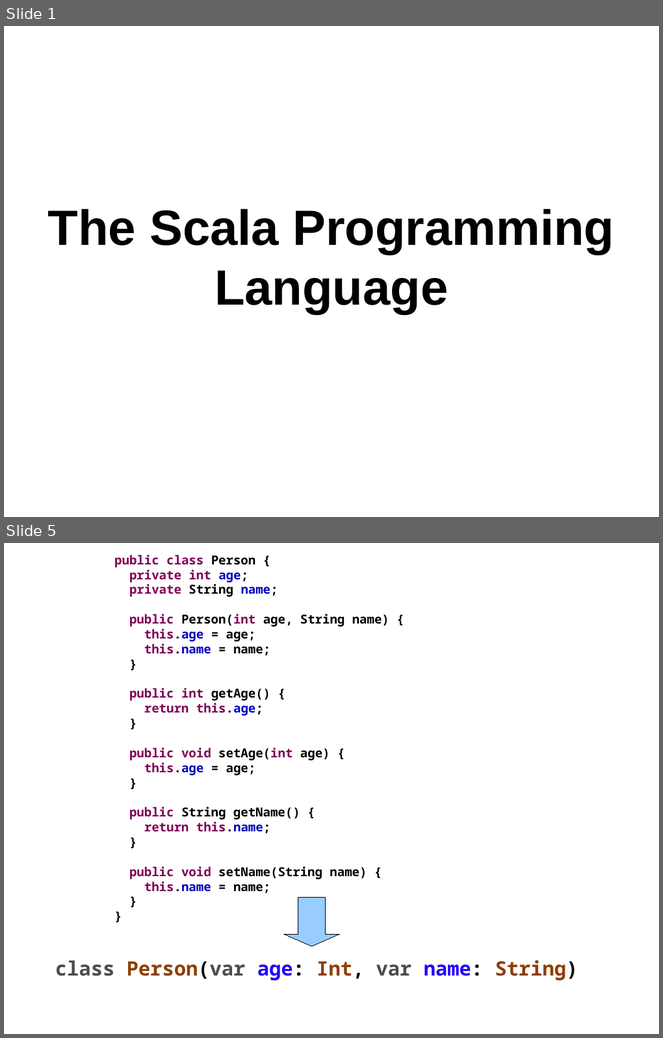
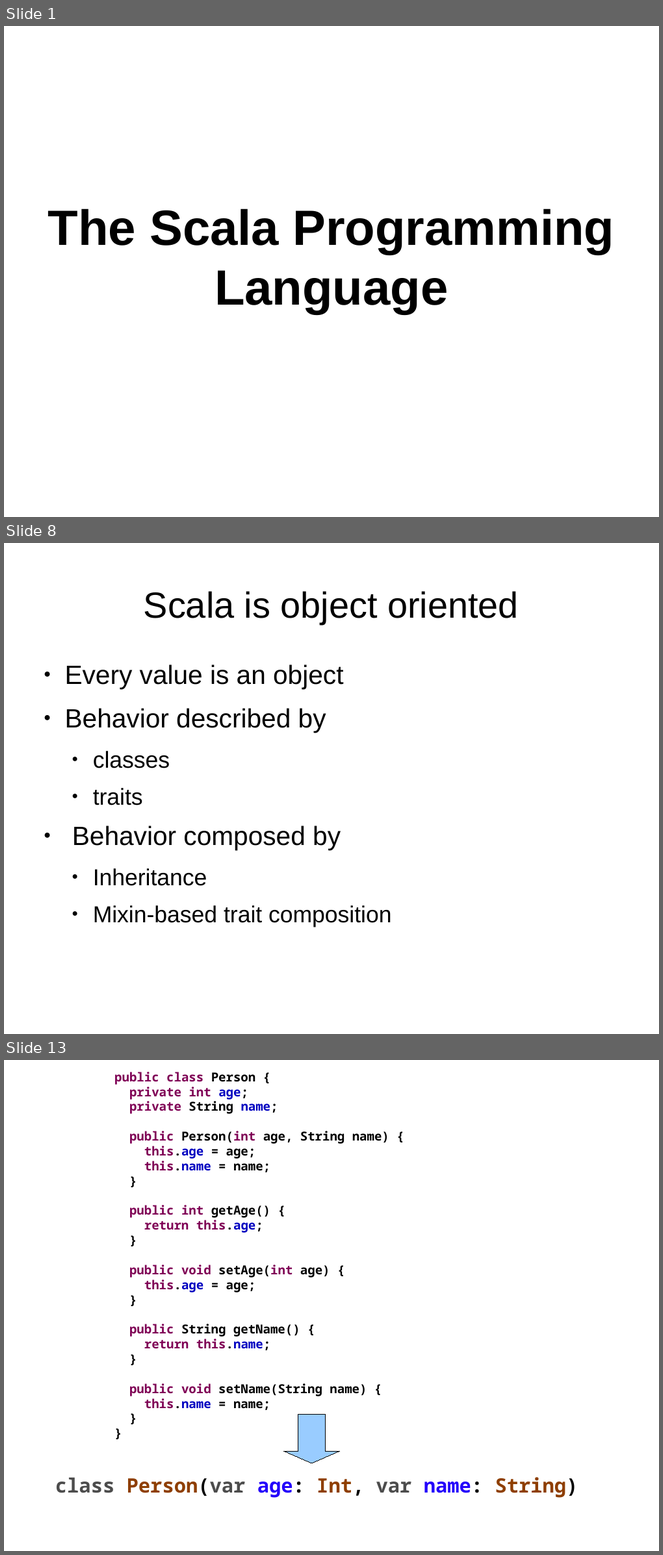
Before and after one commit to kaesler/ScalaTalk, a slide deck: my_slides/1.1-motivation.odp. Shown one above the other, each under a label of ours: slides 1 and 5 before the commit, slides 1, 8 and 13 after it; the slides between them are not shown. The pictures are 663x1038 and 663x1555 pixels, drawn with LibreOffice and Linux fonts; fonts in the diff are those of the drawing; background and template pictures are left out. Boxes give left, top, right and bottom in pixels: in the first picture for what was removed or moved away, otherwise in the second. Text is boxed around its words. In the diff, an @@ line names an element or a change of style, - is before the commit and + after.

```diff
--- a/my_slides/1.1-motivation.odp
+++ b/my_slides/1.1-motivation.odp
@@ slide 8 added at [4,543,659,1034], background #FFFFFF @@
@@ title added at [144,591,519,624], 44 pt, text #000000 @@
+Scala is object oriented
@@ text added at [65,665,392,927], 32 pt, text #000000 @@
+● Every value is an object
+● Behavior described by
+  ● classes
+  ● traits
+● Behavior composed by
+  ● Inheritance
+  ● Mixin-based trait composition
@@ what was slide 5 is now slide 13 @@
```
Also in this commit, not shown: 5 slides changed, 5 other slides added, 2 slides removed, 1 other file.
